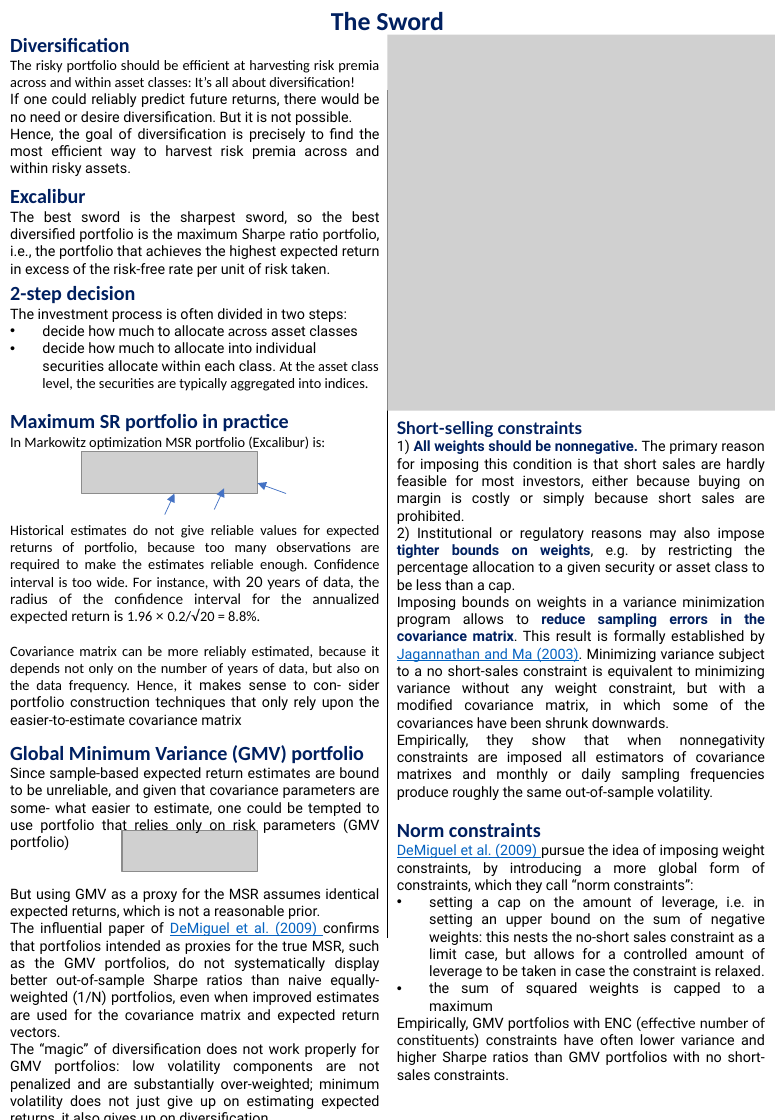
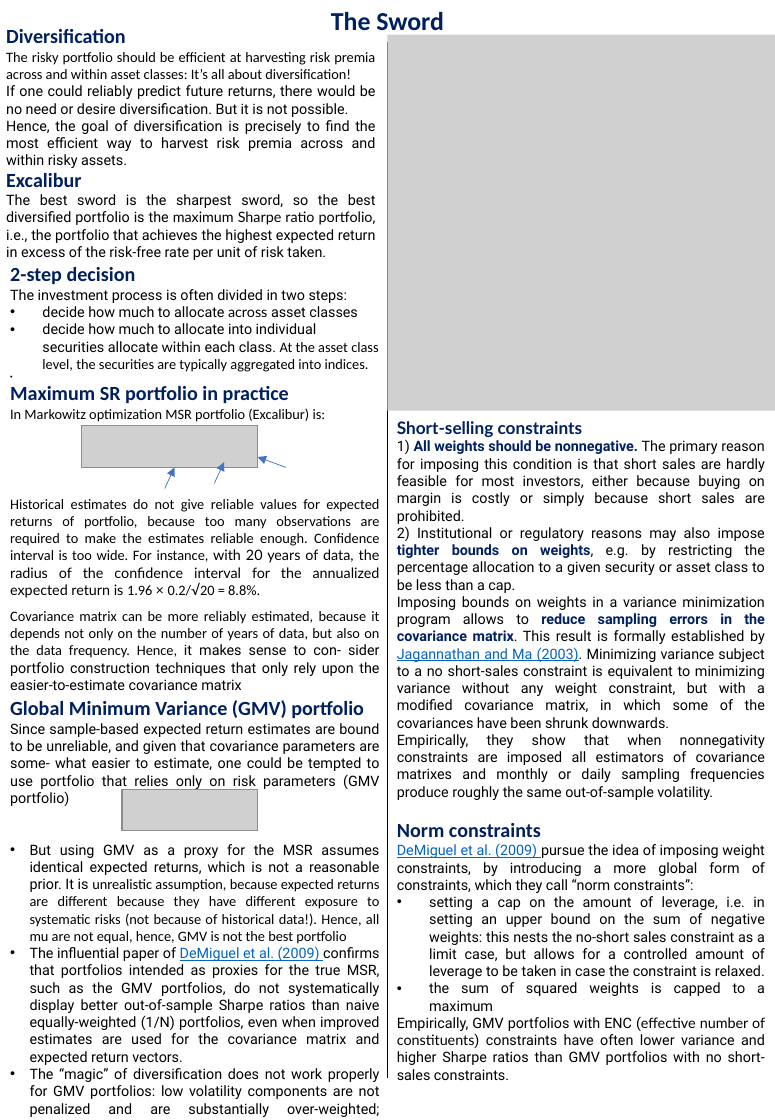
Before and after one commit to aleksandr-mikhailov-edhec/Goal-Based-Investing, a slide deck: slide 3 of Course summary.pptx. Drawn at 775x1120 pixels with LibreOffice and Linux fonts; fonts in the diff are those of the drawing; grey boxes stand for pictures. Boxes give left, top, right and bottom in pixels: in the first picture for what was removed or moved away, otherwise in the second. Text is boxed around its words. In the diff, an @@ line names an element or a change of style, - is before the commit and + after.

```diff
--- a/Course summary.pptx
+++ b/Course summary.pptx
@@ text "Diversification": place and size @@
-text "Diversification" at (10,38,380,176)
+text "Diversification" at (6,29,376,168)
@@ line moved from (388, 90) - (388, 938) to (388, 41) - (388, 1078) @@
@@ text "Excalibur": place and size @@
-text "Excalibur" at (10,189,380,277)
+text "Excalibur" at (6,173,376,260)
@@ text "2-step decision" rewrapped from (10,286,378,450) to (10,267,378,422) @@
@@ 3 arrows, 1 picture: place and size @@
-3 arrows, 1 picture at (82,452,286,515)
+3 arrows, 1 picture at (82,426,286,489)
@@ text "Historical estimates do not give ..." rewrapped from (10,525,380,725) to (10,499,380,690) @@
@@ text "Global Minimum Variance (GMV) portfolio": place and size @@
-text "Global Minimum Variance (GMV) portfolio" at (10,745,380,1109)
+text "Global Minimum Variance (GMV) portfolio" at (10,700,380,1117)
@@ picture: place and size @@
-picture at (122,830,257,870)
+picture at (122,789,257,830)
@@ text at (30,844,379,944): text changed; font Roboto to Calibri @@
-But using GMV as a proxy for the MSR assumes identical expected returns, which is not a reasonable prior.
+• But using GMV as a proxy for the MSR assumes identical expected returns, which is not a reasonable prior. It is unrealistic assumption, because expected returns are different because they have different exposure to systematic risks (not because of historical data!). Hence, all mu are not equal, hence, GMV is not the best portfolio
@@ text at (30,946,380,1117): bullet none to • @@
```
Also in this commit, not shown: 3 other slides changed, 3 slides added, 8 other files.
